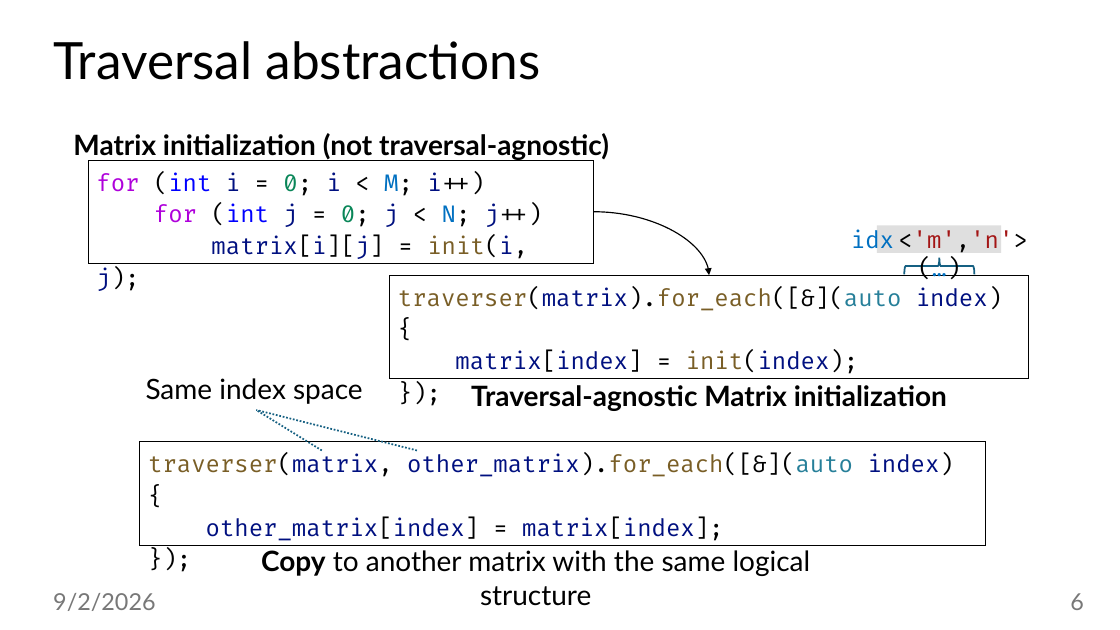
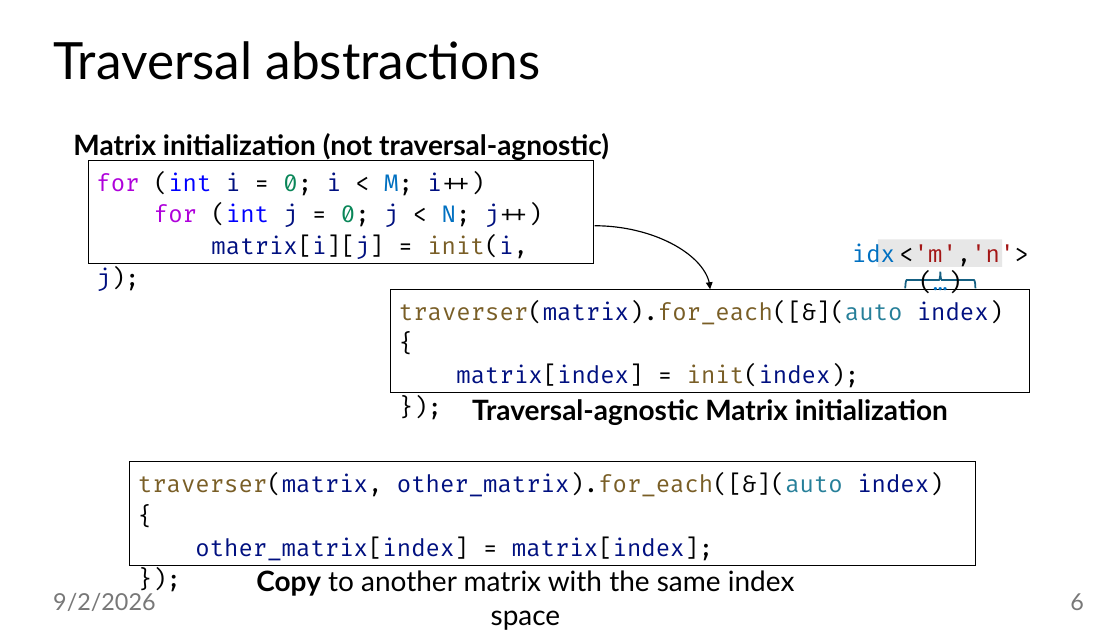
Before and after one commit to jiriklepl/phd-thesis, a slide deck: slide 6 of slides/Optimizing Memory Layouts and Traversal Orders in High-Performance Computing.pptx. Drawn at 1120x630 pixels with LibreOffice and Linux fonts; fonts in the diff are those of the drawing. Boxes give left, top, right and bottom in pixels: in the first picture for what was removed or moved away, otherwise in the second. Text is boxed around its words. In the diff, an @@ line names an element or a change of style, - is before the commit and + after.

```diff
--- a/slides/Optimizing Memory Layouts and Traversal Orders in High-Performance Computing.pptx
+++ b/slides/Optimizing Memory Layouts and Traversal Orders in High-Performance Computing.pptx
@@ 2 rectangles, 2 texts, 1 curved arrow, 1 right brace: place and size @@
-2 rectangles, 2 texts, 1 curved arrow, 1 right brace at (390, 212, 1029, 411)
+2 rectangles, 2 texts, 1 curved arrow, 1 right brace at (391, 226, 1030, 425)
@@ rectangle at (878, 239, 1002, 267): fill #969696 at 30% opacity to #B2B2B2 at 30% opacity @@
@@ text removed at (146, 378, 363, 404) @@
-Same index space
@@ line removed from (322, 450) to (256, 410) @@
@@ line removed from (417, 450) to (256, 410) @@
@@ rectangle "traverser(matrix, other_matrix).for_each([&](auto index) {": place and size @@
-rectangle "traverser(matrix, other_matrix).for_each([&](auto index) {" at (140, 442, 986, 545)
+rectangle "traverser(matrix, other_matrix).for_each([&](auto index) {" at (129, 462, 975, 565)
@@ text at (256, 570, 795, 630): text changed @@
-Copy to another matrix with the same logical structure
+Copy to another matrix with the same index space
```
Also in this commit, not shown: 16 other slides changed.
